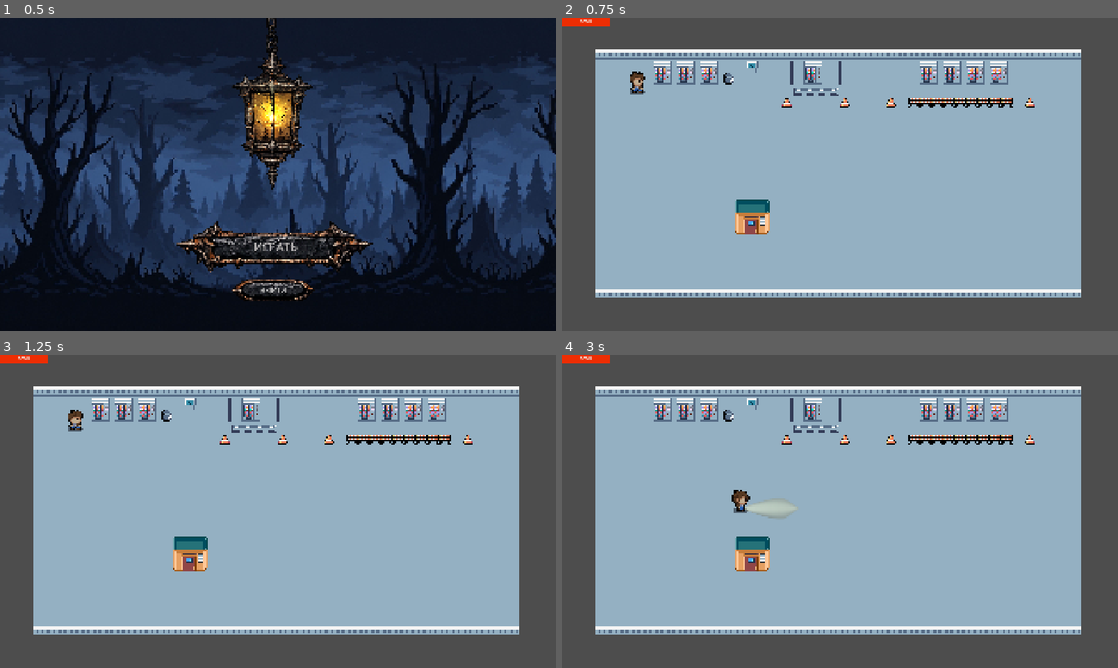
Above: before the commit, frames 1-4 (two rows, left to right).
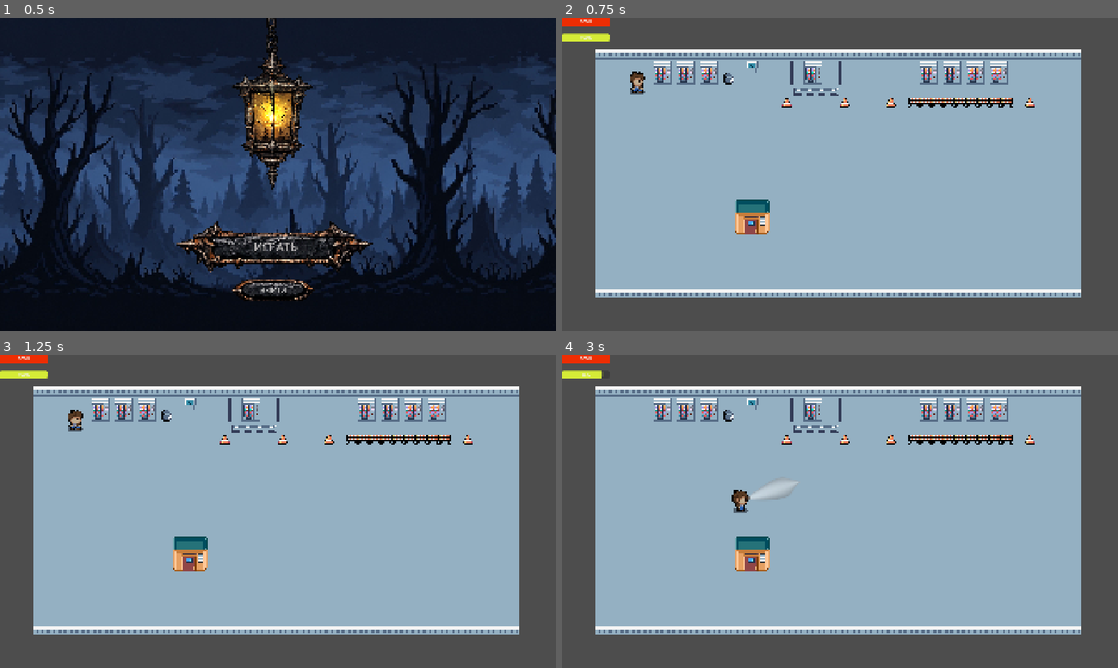
Above: after the commit, the same moments.

Repository: ivachqq/Nyctophobia
Game: Godot game, scene res://menu.tscn
Two runs of this game, one before a commit and one after it. Both use one fixed random seed, a clock stepped at 60 frames per second and the inputs below.
Inputs (mouse positions are in pixels of both pictures, inside the frame that each line leads up to):
- Up to frame 1 (0.5 s): no input
- Up to frame 2 (0.75 s): click "ИГРАТЬ" at 0.5 s
- Up to frame 3 (1.25 s): no input
- Up to frame 4 (3 s): tap Enter at 1.25 s; move the mouse to (962, 495) at 1.27 s; hold D (right) 1.28-2.03 s; hold G (toggle_flashlight) 1.28-2.03 s; move the mouse to (728, 527) at 2.02 s; hold S (down) 2.03-2.78 s; tap G (toggle_flashlight) at 2.1 s; move the mouse to (895, 442) at 2.77 s; hold D (right) from 2.78 s (still down); hold G (toggle_flashlight) from 2.78 s (still down)

Frame 1 is identical in both runs. In frame 2, 0.2% of the frame differs, in the area x 0-9%, y 4-8%; in frame 3, 0.2%; in frame 4, 0.7%, in the area x 0-43%, y 4-53%.

Commit message:
add lantern 360 + battery

Diff:
--- a/project.godot
+++ b/project.godot
@@ -53,6 +53,10 @@
 ]
 }
 
+[input_devices]
+
+pointing/emulate_mouse_from_touch=false
+
 [physics]
 
 3d/physics_engine="Jolt Physics"
--- a/scene/player.tscn
+++ b/scene/player.tscn
@@ -296,6 +296,18 @@
 
 [sub_resource type="StyleBoxFlat" id="StyleBoxFlat_hjaqi"]
 bg_color = Color(0.92758524, 0.17594114, 0.011788184, 1)
+
+[sub_resource type="StyleBoxFlat" id="StyleBoxFlat_ct4mp"]
+content_margin_left = 2.0
+content_margin_top = 2.0
+content_margin_right = 2.0
+content_margin_bottom = 2.0
+bg_color = Color(0.8332575, 0.92066574, 0.21684802, 1)
+corner_radius_top_left = 6
+corner_radius_top_right = 6
+corner_radius_bottom_right = 6
+corner_radius_bottom_left = 6
+corner_detail = 6
 
 [node name="player" type="CharacterBody2D" unique_id=1079785783]
 script = ExtResource("1_hjaqi")
@@ -310,12 +322,15 @@
 [node name="CollisionShape2D" type="CollisionShape2D" parent="." unique_id=1860478202]
 shape = SubResource("CircleShape2D_hjaqi")
 
-[node name="FlashLightSprite" type="Sprite2D" parent="." unique_id=710767360]
+[node name="FlashLightPivot" type="Node2D" parent="." unique_id=218565582]
+
+[node name="FlashLightSprite" type="Sprite2D" parent="FlashLightPivot" unique_id=1454365283]
 visible = false
-modulate = Color(1, 1, 0.8, 1)
-self_modulate = Color(1, 1, 1, 0.4392157)
-scale = Vector2(0.08, 0.08)
+modulate = Color(1, 1, 1, 0.72156864)
+position = Vector2(0, 50)
+scale = Vector2(0.1, 0.1)
 texture = ExtResource("3_fvtld")
+
 [node name="CanvasLayer" type="CanvasLayer" parent="." unique_id=67024261]
 
 [node name="HealthBar" type="ProgressBar" parent="CanvasLayer" unique_id=1818912784]
@@ -324,3 +339,9 @@
 size_flags_horizontal = 4
 theme_override_styles/background = SubResource("StyleBoxFlat_fvtld")
 theme_override_styles/fill = SubResource("StyleBoxFlat_hjaqi")
+
+[node name="BatteryBar" type="ProgressBar" parent="CanvasLayer" unique_id=1829690724]
+offset_top = 54.0
+offset_right = 165.0
+offset_bottom = 81.0
+theme_override_styles/fill = SubResource("StyleBoxFlat_ct4mp")
--- a/script/player.gd
+++ b/script/player.gd
@@ -2,8 +2,10 @@
 
 enum { DOWN, UP, LEFT, RIGHT }
 @onready var health_bar = $CanvasLayer/HealthBar
+@onready var battery_bar = $CanvasLayer/BatteryBar   # <-- новая ссылка
 @onready var anim = $AnimatedSprite2D
-@onready var flashlight_sprite = $FlashLightSprite
+@onready var flashlight_pivot = $FlashLightPivot
+@onready var flashlight_sprite = $FlashLightPivot/FlashLightSprite
 var flashlight_on = false
 var speed = 150
 var idle_dir = DOWN
@@ -11,17 +13,27 @@
 var current_health = 3
 var armor = 0
 
+# Батарея фонарика
+var battery_max: float = 100.0
+var battery: float = battery_max
+var battery_drain_rate: float = 15.0   # единиц в секунду (можно настроить)
+
 func _ready():
 	health_bar.max_value = max_health
 	health_bar.value = current_health
+	Input.set_mouse_mode(Input.MOUSE_MODE_VISIBLE)
+
+	battery_bar.max_value = battery_max   # <-- максимум шкалы
+	battery_bar.value = battery           # текущий заряд
+
+	flashlight_sprite.scale = Vector2(0.08, 0.08)
+	flashlight_sprite.modulate = Color(1, 1, 1, 0.5)
 
 func take_damage(amount: int):
 	health_bar.max_value = max_health
 	health_bar.value = current_health
-
 	var final_damage = amount - armor
 	if final_damage < 0: final_damage = 0
-
 	current_health -= final_damage
 	health_bar.value = current_health
 	if current_health <= 0:
@@ -30,9 +42,7 @@
 func die():
 	get_tree().change_scene_to_file("res://scene/world.tscn")
 
-
-
-func _physics_process(_delta: float) -> void:
+func _physics_process(delta: float) -> void:
 	velocity = Vector2.ZERO
 
 	if Input.is_action_pressed("up"):
@@ -47,48 +57,63 @@
 		idle()
 
 	move_and_slide()
+
+	# Расход батареи, если фонарик включен
 	if flashlight_on:
-		match idle_dir:
-			DOWN:  flashlight_sprite.rotation = 0
-			UP:    flashlight_sprite.rotation = PI
-			LEFT:  flashlight_sprite.rotation = PI/2
-			RIGHT: flashlight_sprite.rotation = -PI/2
+		if battery > 0:
+			battery -= battery_drain_rate * delta
+			battery_bar.value = battery   # <-- обновляем шкалу
+			if battery <= 0:
+				battery = 0
+				battery_bar.value = 0
+				battery_empty()
+		else:
+			battery_empty()
 
 func up_move():
 	anim.play("Up")
 	velocity.y = -speed
 	idle_dir = UP
-	flashlight_sprite.position.x=0.0
-	flashlight_sprite.position.y=-40.0
 
 func down_move():
 	anim.play("down")
 	velocity.y = speed
 	idle_dir = DOWN
-	flashlight_sprite.position.x=0.0
-	flashlight_sprite.position.y=60.0
 
 func left_move():
 	anim.flip_h = true
 	anim.play("Front")
 	velocity.x = -speed
 	idle_dir = LEFT
-	flashlight_sprite.position.x=-45.0
-	flashlight_sprite.position.y=10.0
 
 func right_move():
 	anim.flip_h = false
 	anim.play("Front")
 	velocity.x = speed
 	idle_dir = RIGHT
-	flashlight_sprite.position.x=45.0
-	flashlight_sprite.position.y=10.0
-
 
 func _input(event):
 	if event.is_action_pressed("toggle_flashlight"):
+		if battery <= 0:
+			battery_empty()
+			return
 		flashlight_on = not flashlight_on
 		flashlight_sprite.visible = flashlight_on
+		if flashlight_on:
+			update_flashlight_angle()
+
+	if event is InputEventMouseMotion and flashlight_on:
+		update_flashlight_angle()
+
+func update_flashlight_angle():
+	var mouse_pos = get_global_mouse_position()
+	var dir = mouse_pos - global_position
+	flashlight_pivot.rotation = dir.angle() - PI/2
+
+func battery_empty():
+	flashlight_on = false
+	flashlight_sprite.visible = false
+	get_tree().change_scene_to_file("res://scene/world.tscn")
 
 func idle():
 	match idle_dir:
